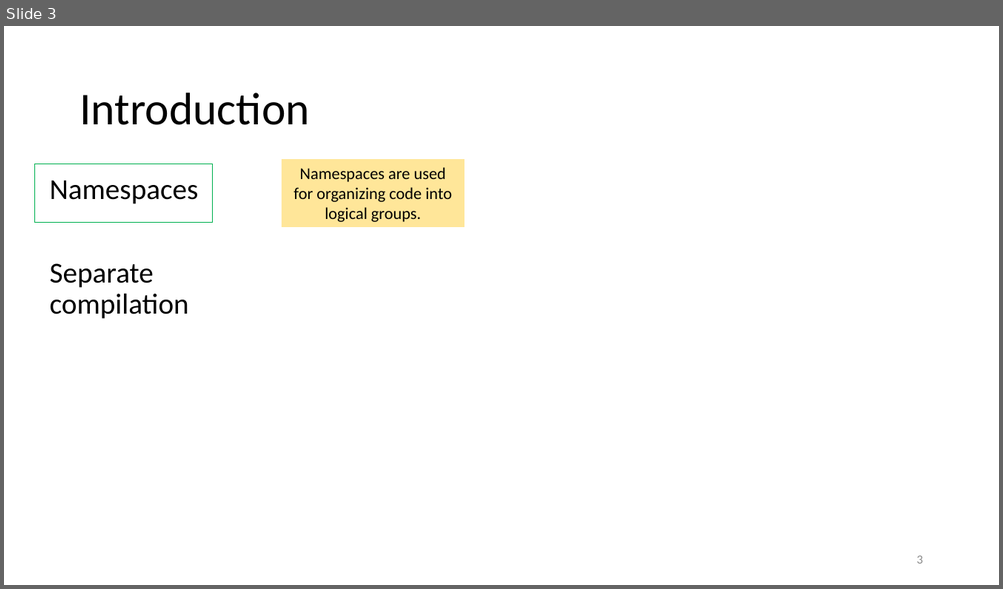
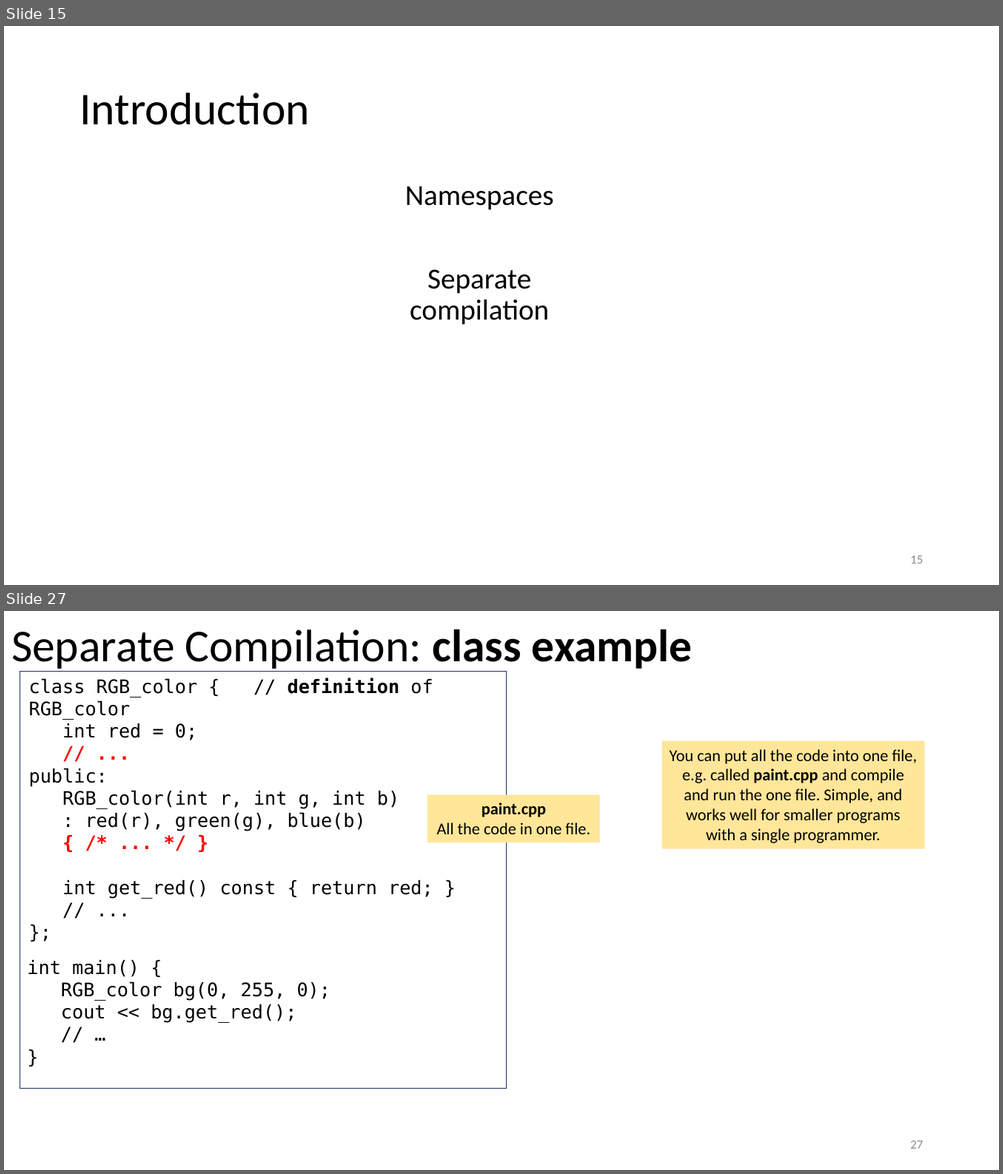
Before and after one commit to tjd1234/cmpt135spring2024, a slide deck: sample_code/week8/week8_cmpt135.pptx. Shown one above the other, each under a label of ours: slide 3 before the commit, slides 15 and 27 after it; the slides between them are not shown. The pictures are 1003x589 and 1003x1174 pixels, drawn with LibreOffice and Linux fonts; fonts in the diff are those of the drawing. Boxes give left, top, right and bottom in pixels: in the first picture for what was removed or moved away, otherwise in the second. Text is boxed around its words. In the diff, an @@ line names an element or a change of style, - is before the commit and + after.

```diff
--- a/sample_code/week8/week8_cmpt135.pptx
+++ b/sample_code/week8/week8_cmpt135.pptx
@@ slide 27 added at <box>4,611,999,1170</box>, background #FFFFFF @@
@@ title added at <box>11,629,692,672</box>, 44 pt, text #000000 @@
+Separate Compilation: class example
@@ rectangle added at <box>20,671,506,1088</box>, outline #1E3256 0.25 pt @@
@@ text added at <box>29,678,433,899</box>, 18 pt, text #000000 @@
+class RGB_color { // definition of RGB_color
+int red = 0;
+// ...
+public:
+RGB_color(int r, int g, int b)
+: red(r), green(g), blue(b)
+{ /* ... */ }
+int get_red() const { return red; }
+// ...
+};
@@ rectangle added at <box>662,741,925,849</box>, fill #FFE699, 16 pt, text #000000 @@
+You can put all the code into one file, e.g. called paint.cpp and compile and run the one file. Simple, and works well for smaller programs with a single programmer.
@@ rectangle added at <box>428,795,600,843</box>, fill #FFE699, 16 pt, text #000000 @@
+paint.cpp
+All the code in one file.
@@ text added at <box>27,960,331,1023</box>, 18 pt, text #000000 @@
+int main() {
+RGB_color bg(0, 255, 0);
+cout << bg.get_red();
+// …
+}
@@ page number added at <box>910,1141,922,1149</box>, 12 pt, text #8C8C8C @@
+27
@@ what was slide 3 is now slide 15 @@
@@ slide 15 changed as well @@
@@ rectangle removed at <box>34,164,212,223</box> @@
@@ rectangle removed at <box>282,159,464,227</box> @@
-Namespaces are used for organizing code into logical groups.
@@ text "Namespaces": place and size @@
-text "Namespaces" at <box>50,181,199,319</box>
+text "Namespaces" at <box>405,187,554,325</box>
@@ text "Namespaces" at <box>405,187,554,325</box>: alignment left to centre @@
@@ page number at <box>910,556,922,564</box>: text changed @@
-3
+15
```
Also in this commit, not shown: 1 other slide changed, 38 other slides added, 19 slides removed, 3 other files.
